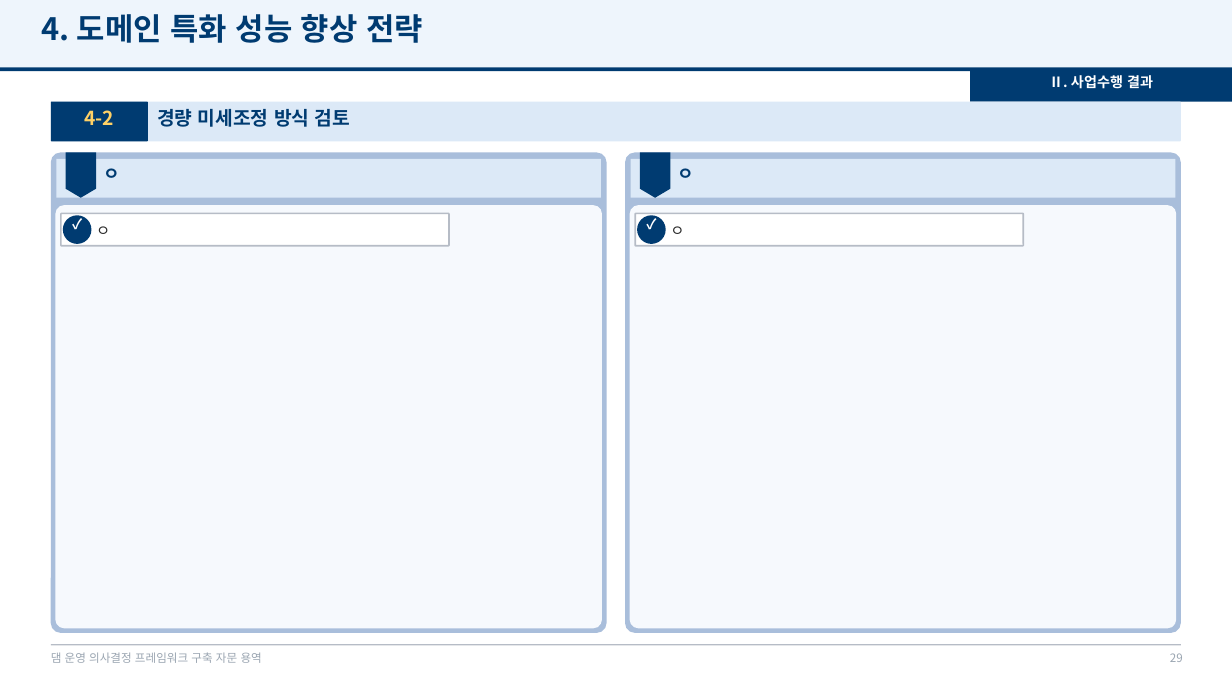
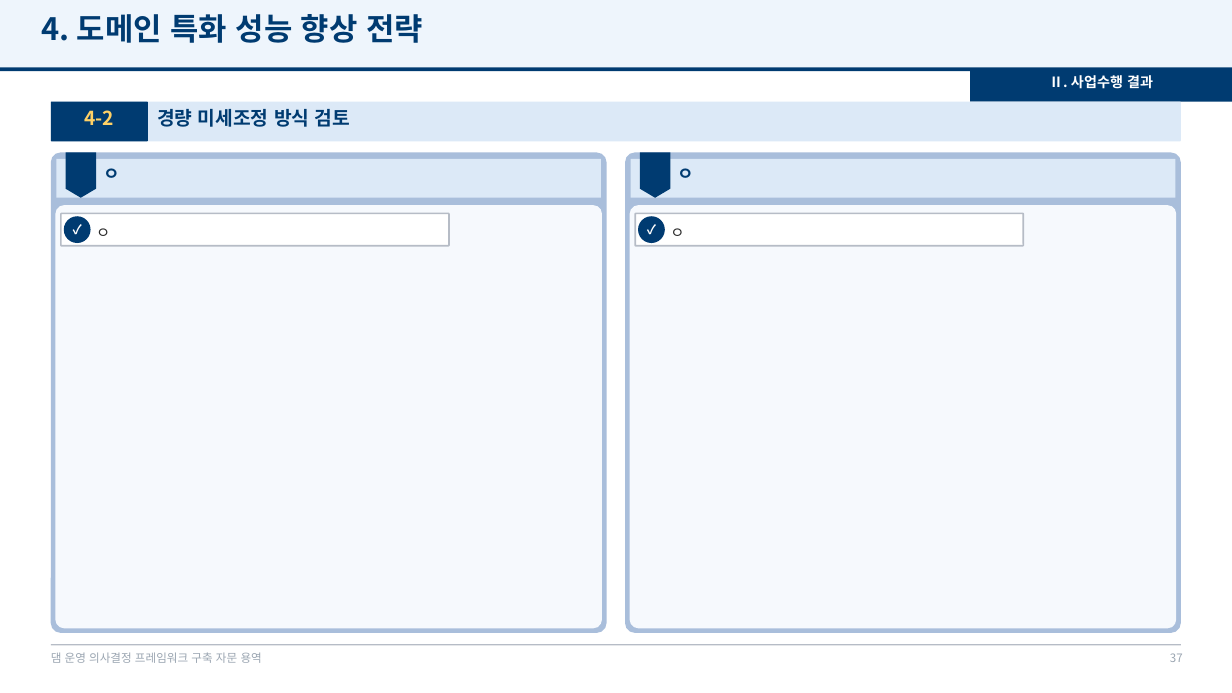
Before and after one commit to mkm1119/KGRAG-LLM, a slide deck: slide 37 of project_khnp/2026.12.09_최종보고회_발표자료_템플릿.pptx (slide 29 before the commit). Drawn at 1232x693 pixels with LibreOffice and Linux fonts; fonts in the diff are those of the drawing; background and template pictures are left out. Boxes give left, top, right and bottom in pixels: in the first picture for what was removed or moved away, otherwise in the second. Text is boxed around its words. In the diff, an @@ line names an element or a change of style, - is before the commit and + after.

```diff
--- a/project_khnp/2026.12.09_최종보고회_발표자료_템플릿.pptx
+++ b/project_khnp/2026.12.09_최종보고회_발표자료_템플릿.pptx
@@ text "✓" at <box>64,216,91,243</box>: size 11 to 10 pt; vertical alignment top to middle @@
@@ text "ㅇ" at <box>96,228,110,236</box>: vertical alignment top to middle @@
@@ text "✓" at <box>639,216,665,243</box>: size 11 to 10 pt; vertical alignment top to middle @@
@@ text "ㅇ" at <box>670,228,684,236</box>: vertical alignment top to middle @@
@@ page number at <box>1170,653,1183,662</box>: text changed @@
-29
+37
```
Also in this commit, not shown: 29 other slides changed, 8 slides added, 1 other file.
